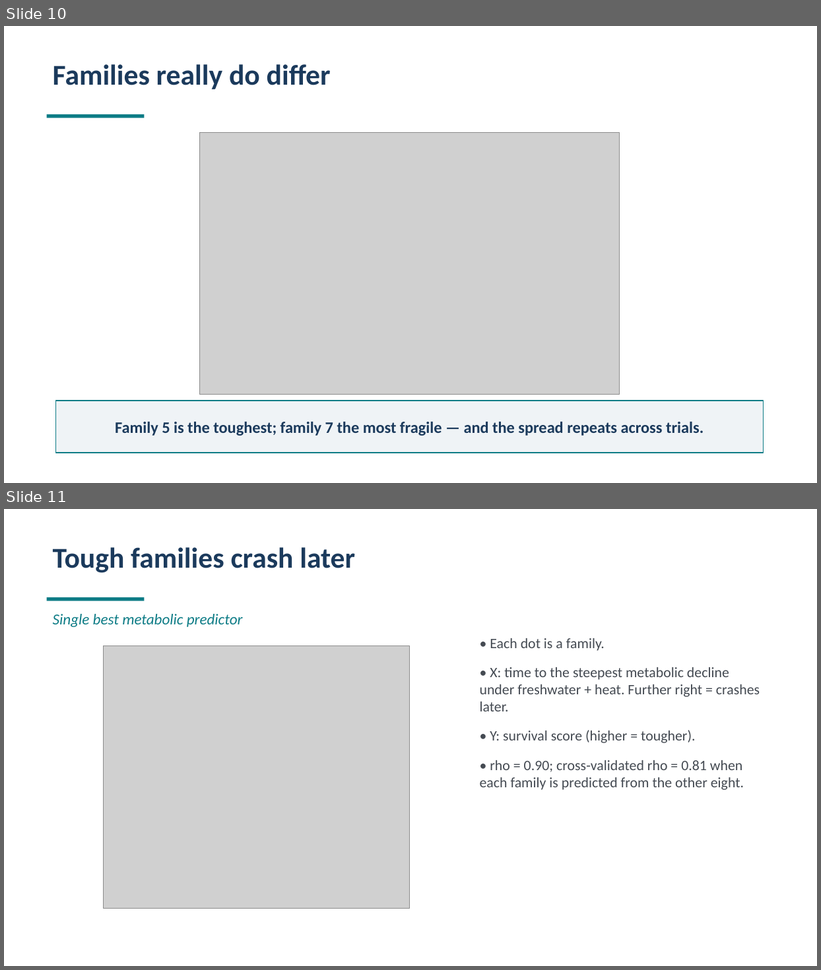
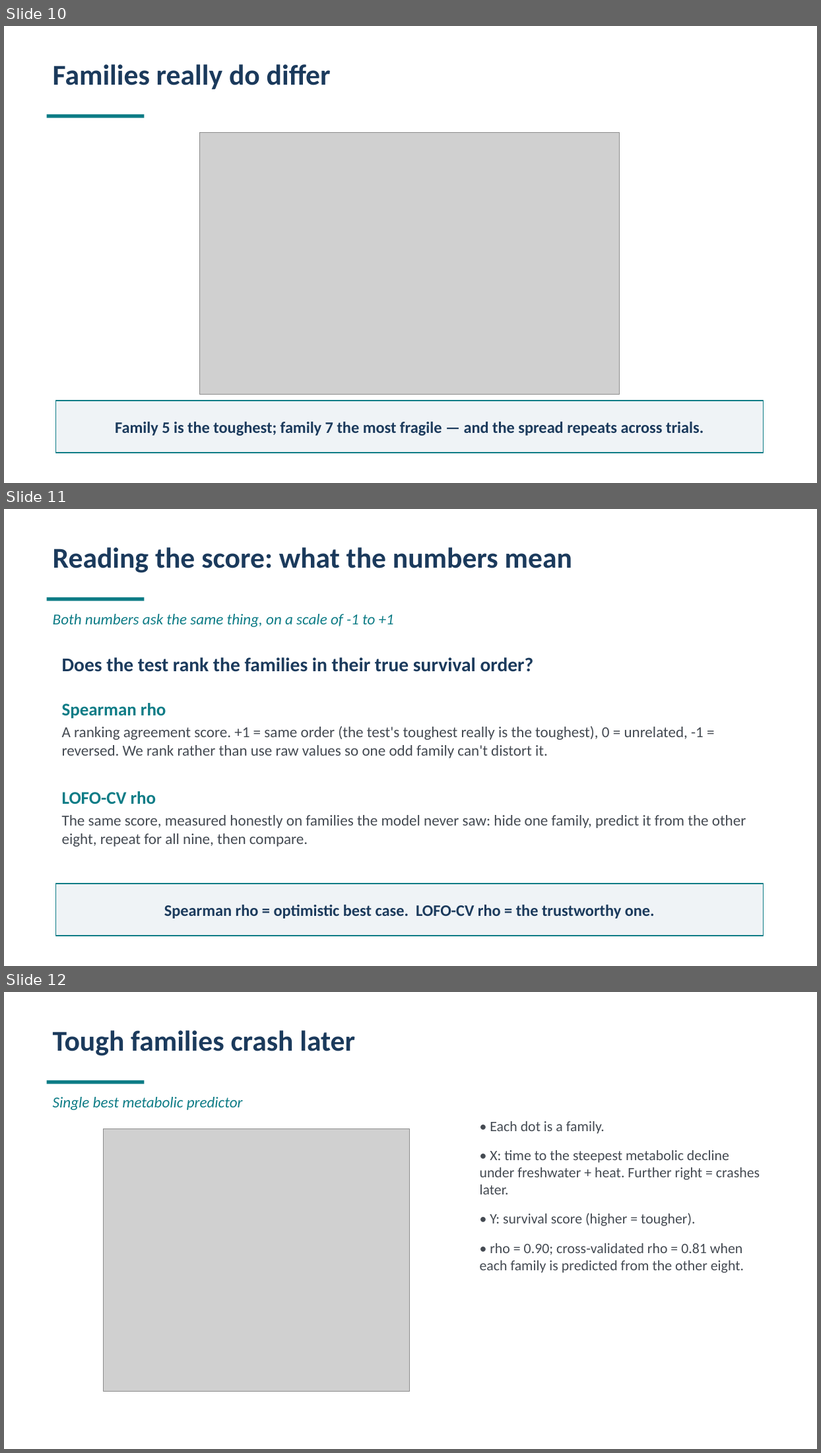
Before and after one commit to sr320/talk-pcsga-2026, a slide deck: Future-Shellf-PCSGA-2026.pptx. Shown one above the other, each under a label of ours: slides 10 and 11 before the commit, slides 10, 11 and 12 after it. The pictures are 821x970 and 821x1453 pixels, drawn with LibreOffice and Linux fonts; fonts in the diff are those of the drawing; grey boxes stand for pictures. Boxes give left, top, right and bottom in pixels: in the first picture for what was removed or moved away, otherwise in the second. Text is boxed around its words. In the diff, an @@ line names an element or a change of style, - is before the commit and + after.

```diff
--- a/Future-Shellf-PCSGA-2026.pptx
+++ b/Future-Shellf-PCSGA-2026.pptx
@@ slide 11 added at (4, 509, 817, 966), background #FFFFFF @@
@@ text added at (53, 547, 572, 573), 34 pt, text #1B3A5C, bold @@
+Reading the score: what the numbers mean
@@ rectangle added at (47, 597, 145, 601), fill #0E7C86 @@
@@ text added at (53, 614, 394, 627), 18 pt, text #0E7C86, italic @@
+Both numbers ask the same thing, on a scale of -1 to +1
@@ text added at (62, 657, 534, 672), 23 pt, text #1B3A5C, bold @@
+Does the test rank the families in their true survival order?
@@ text added at (62, 703, 746, 847), 18 pt, text #444A52 @@
+Spearman rho
+A ranking agreement score. +1 = same order (the test's toughest really is the toughest), 0 = unrelated, -1 = reversed. We rank rather than use raw values so one odd family can't distort it.
+LOFO-CV rho
+The same score, measured honestly on families the model never saw: hide one family, predict it from the other eight, repeat for all nine, then compare.
@@ rectangle added at (56, 884, 764, 936), fill #EFF3F6, outline #0E7C86 1.25 pt, 19 pt, text #1B3A5C, bold @@
+Spearman rho = optimistic best case. LOFO-CV rho = the trustworthy one.
@@ what was slide 11 is now slide 12 @@
```
Also in this commit, not shown: 1 other slide added, 1 other file.
